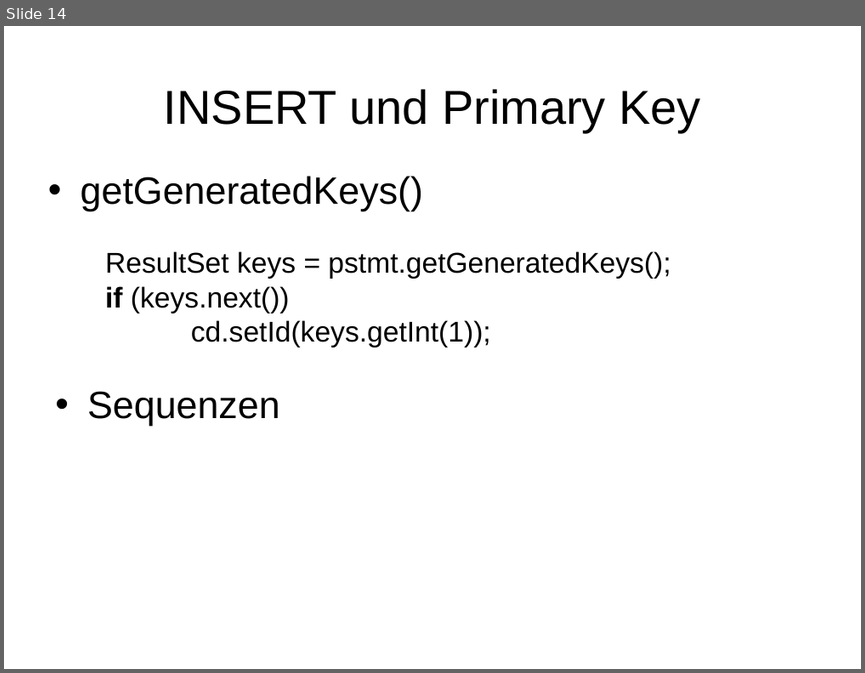
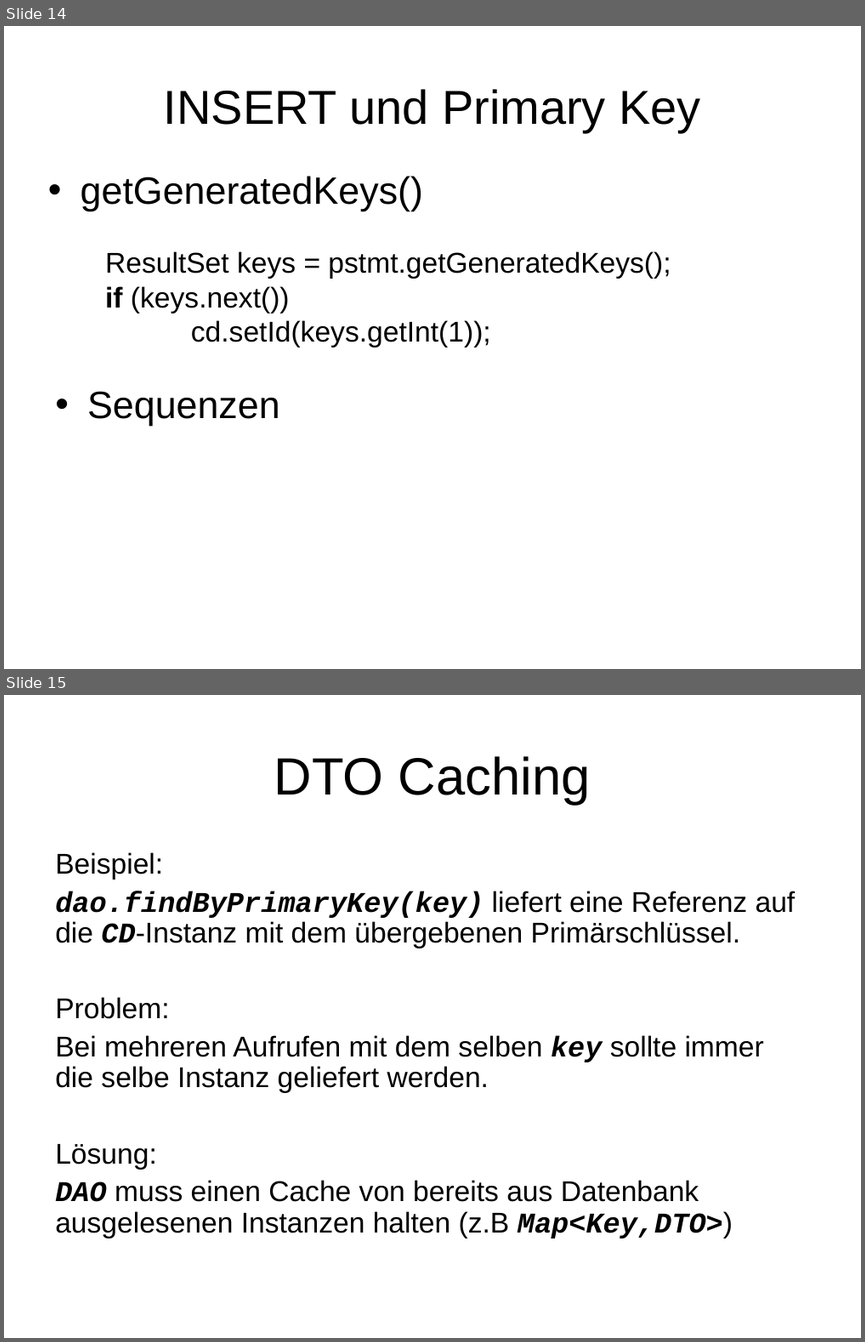
Before and after one commit to scorpa/pr-gse, a slide deck: wiki/ppt/ORM.ppt. Shown one above the other, each under a label of ours: slide 14 before the commit, slides 14 and 15 after it. The pictures are 865x673 and 865x1342 pixels, drawn with LibreOffice and Linux fonts; fonts in the diff are those of the drawing. Boxes give left, top, right and bottom in pixels: in the first picture for what was removed or moved away, otherwise in the second. Text is boxed around its words. In the diff, an @@ line names an element or a change of style, - is before the commit and + after.

```diff
--- a/wiki/ppt/ORM.ppt
+++ b/wiki/ppt/ORM.ppt
@@ slide 15 added at (4, 695, 861, 1338), background #FFFFFF @@
@@ title added at (274, 756, 590, 805), 44 pt, text #000000 @@
+DTO Caching
@@ text added at (55, 852, 795, 1238), 24 pt, text #000000 @@
+Beispiel:
+dao.findByPrimaryKey(key) liefert eine Referenz auf die CD-Instanz mit dem übergebenen Primärschlüssel.
+Problem:
+Bei mehreren Aufrufen mit dem selben key sollte immer die selbe Instanz geliefert werden.
+Lösung:
+DAO muss einen Cache von bereits aus Datenbank ausgelesenen Instanzen halten (z.B Map<Key,DTO>)
```
Also in this commit, not shown: 1 slide changed, 6 other slides added, 13 other files.
